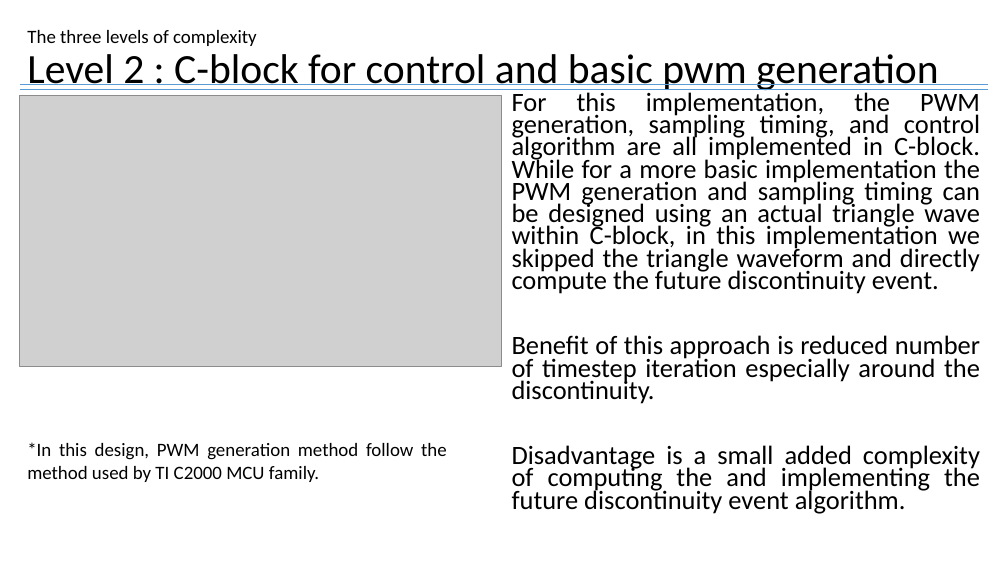
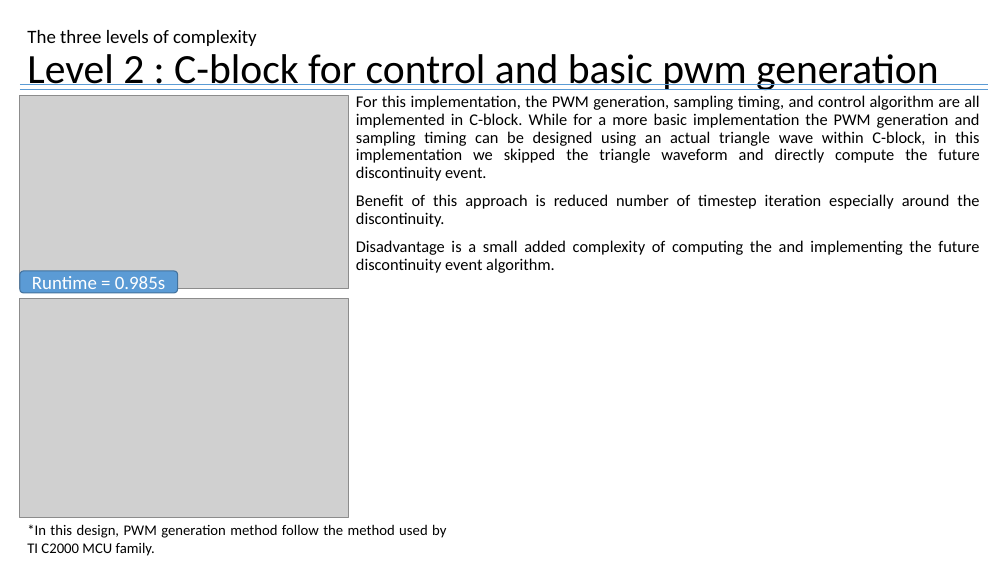
Before and after one commit to physicboy/QSPICE, a slide deck: slide 7 of PWM_example_SRbuck/Three Complexity Levels of PWM Implementation for Digital Controller Simulation.pptx (slide 6 before the commit). Drawn at 1008x567 pixels with LibreOffice and Linux fonts; fonts in the diff are those of the drawing; grey boxes stand for pictures. Boxes give left, top, right and bottom in pixels: in the first picture for what was removed or moved away, otherwise in the second. Text is boxed around its words. In the diff, an @@ line names an element or a change of style, - is before the commit and + after.

```diff
--- a/PWM_example_SRbuck/Three Complexity Levels of PWM Implementation for Digital Controller Simulation.pptx
+++ b/PWM_example_SRbuck/Three Complexity Levels of PWM Implementation for Digital Controller Simulation.pptx
@@ picture removed at [20,95,501,366] @@
@@ picture added at [20,95,349,288] @@
@@ text "For this implementation, the PWM ...": place and size @@
-text "For this implementation, the PWM ..." at [512,89,981,514]
+text "For this implementation, the PWM ..." at [356,95,980,273]
@@ text "For this implementation, the PWM ..." at [356,95,980,273]: size 25.2 to 15.6 pt; line spacing 0.7 to 0.9 @@
@@ picture added at [20,299,349,518] @@
@@ rounded rectangle added at [20,271,178,293], fill #5B9BD5, outline #43739E 1 pt, 18 pt, text #FFFFFF @@
+Runtime = 0.985s
@@ text "*In this design, PWM generation ...": place and size @@
-text "*In this design, PWM generation ..." at [27,442,447,482]
+text "*In this design, PWM generation ..." at [27,524,446,556]
@@ text "*In this design, PWM generation ..." at [27,524,446,556]: size 18 to 14 pt @@
```
Also in this commit, not shown: 3 other slides changed, 3 slides added, 8 other files.
